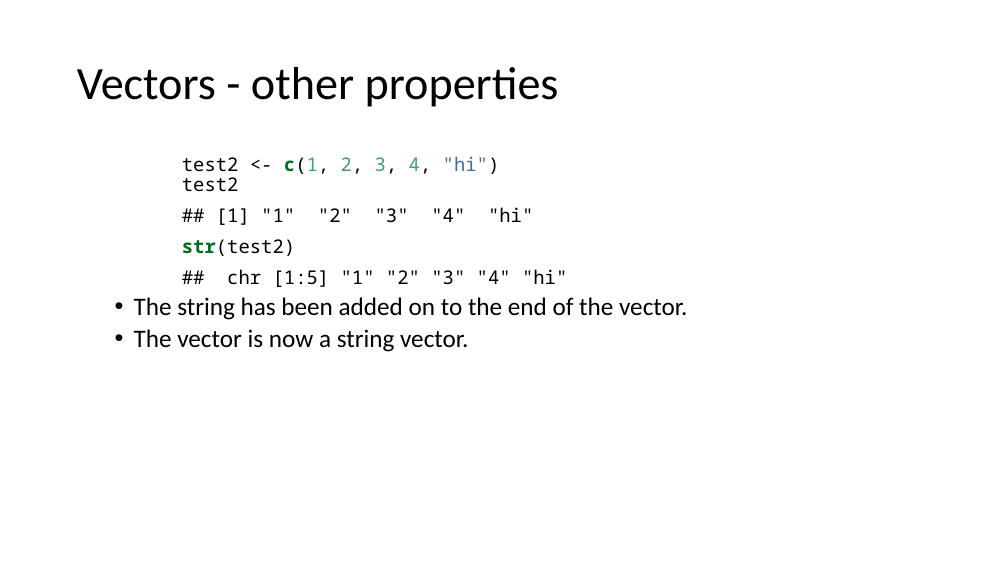
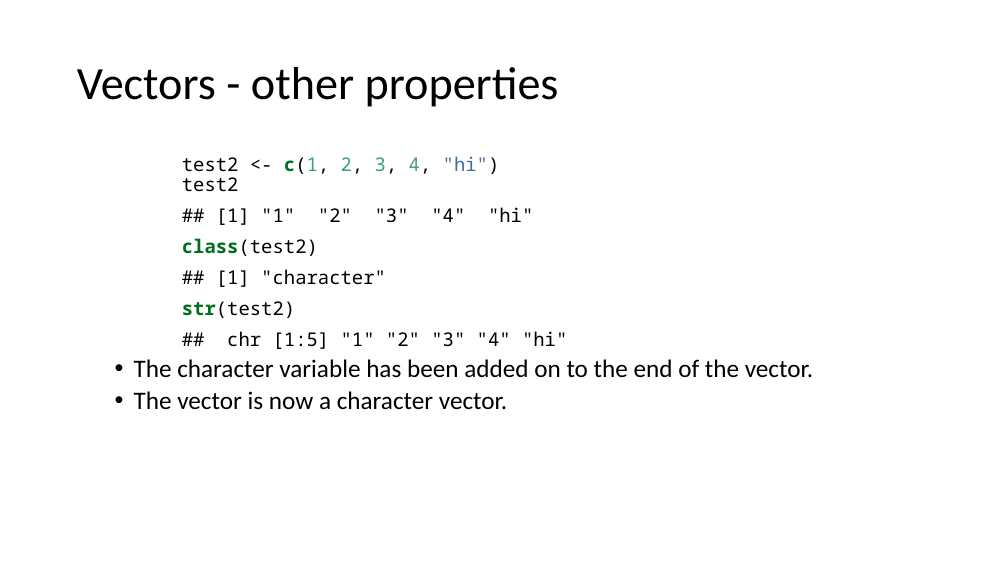
Before and after one commit to ClinicianCoders/ClinicianCoders, a slide deck: slide 37 of Workshops/Workshop1.pptx. Drawn at 1008x567 pixels with LibreOffice and Linux fonts; fonts in the diff are those of the drawing. Boxes give left, top, right and bottom in pixels: in the first picture for what was removed or moved away, otherwise in the second. Text is boxed around its words. In the diff, an @@ line names an element or a change of style, - is before the commit and + after.

```diff
--- a/Workshops/Workshop1.pptx
+++ b/Workshops/Workshop1.pptx
@@ text at box(182, 238, 386, 287): paragraphs added @@
+class(test2)
+## [1] "character"
@@ text at box(134, 359, 813, 410): text changed @@
-  • The string has been added on to the end of the vector.
-  • The vector is now a string vector.
+  • The character variable has been added on to the end of the vector.
+  • The vector is now a character vector.
```
Also in this commit, not shown: 28 other slides changed, 2 other files.
